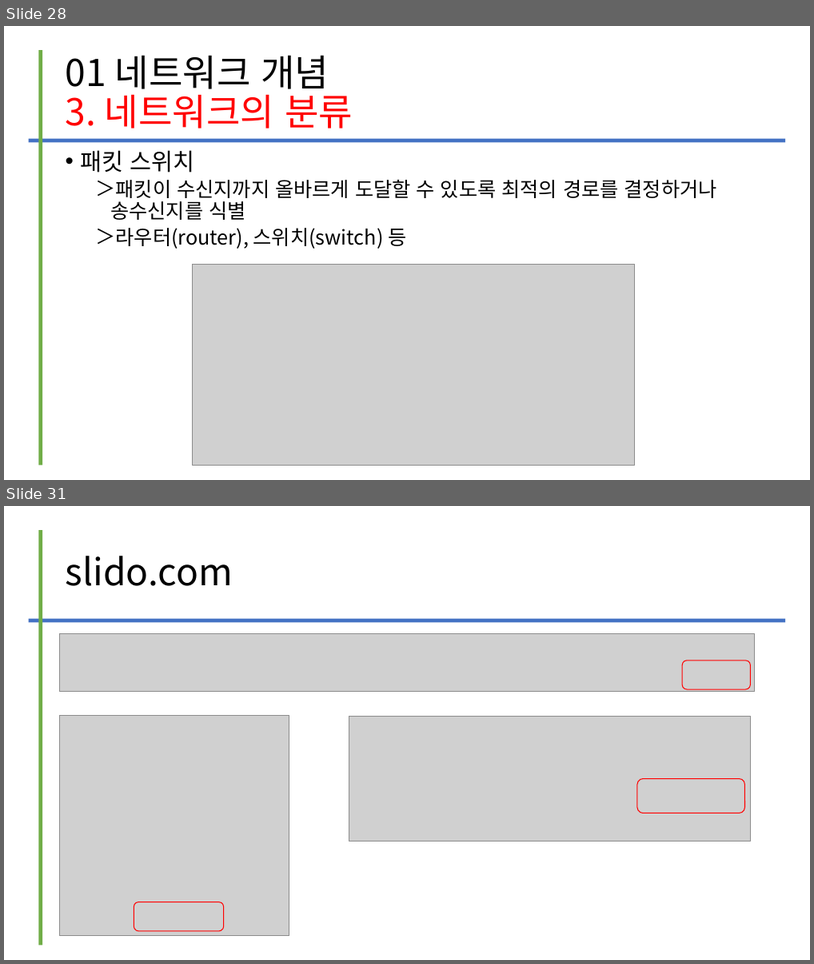
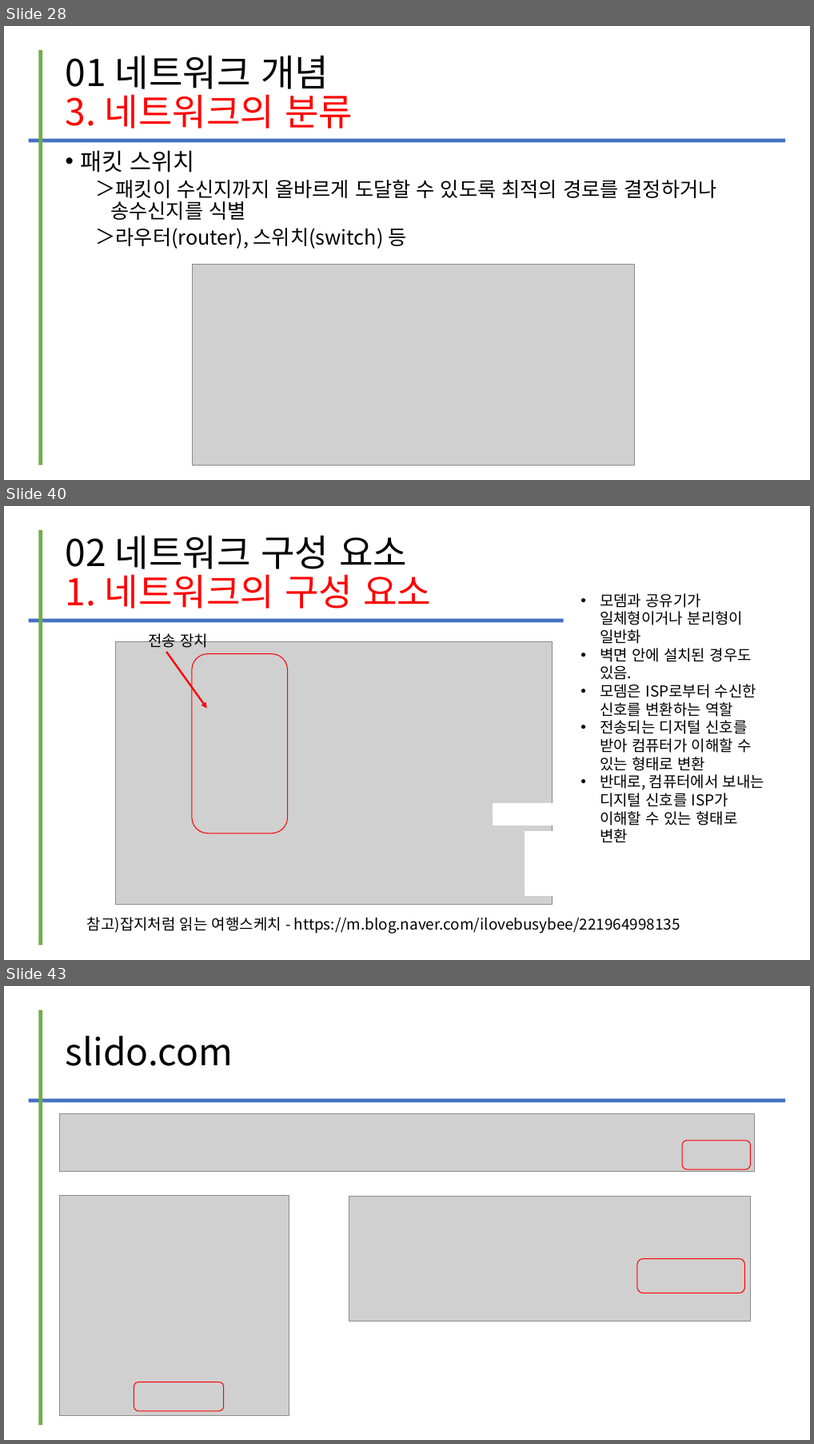
Before and after one commit to kig2929kig/2025-1-network, a slide deck: 컴퓨터 네트워크 - I. 네트워크의 이해.ppt. Shown one above the other, each under a label of ours: slides 28 and 31 before the commit, slides 28, 40 and 43 after it; the slides between them are not shown. The pictures are 814x964 and 814x1444 pixels, drawn with LibreOffice and Linux fonts; fonts in the diff are those of the drawing; grey boxes stand for pictures. Boxes give left, top, right and bottom in pixels: in the first picture for what was removed or moved away, otherwise in the second. Text is boxed around its words. In the diff, an @@ line names an element or a change of style, - is before the commit and + after.

```diff
--- a/컴퓨터 네트워크 - I. 네트워크의 이해.ppt
+++ b/컴퓨터 네트워크 - I. 네트워크의 이해.ppt
@@ slide 40 added at <box>4,506,810,960</box>, background #FFFFFF @@
@@ line added from (41, 530) to (41, 945), #70AD47 4.51 pt @@
@@ title added at <box>66,535,431,608</box>, 44 pt, text #FF0000 @@
+02 네트워크 구성 요소
+1. 네트워크의 구성 요소
@@ text added at <box>600,593,765,842</box>, 18 pt, text #000000 @@
+• 모뎀과 공유기가 일체형이거나 분리형이 일반화
+• 벽면 안에 설치된 경우도 있음.
+• 모뎀은 ISP로부터 수신한 신호를 변환하는 역할
+• 전송되는 디저털 신호를 받아 컴퓨터가 이해할 수 있는 형태로 변환
+• 반대로, 컴퓨터에서 보내는 디지털 신호를 ISP가 이해할 수 있는 형태로 변환
@@ line added from (28, 620) to (564, 620), #4472C4 4.51 pt @@
@@ picture added at <box>115,642,552,904</box> @@
@@ text added at <box>148,630,209,648</box>, 18 pt, text #000000 @@
+전송 장치
@@ arrow added from (166, 652) to (207, 708), #FF0000 2.24 pt @@
@@ freeform shape added at <box>192,653,287,833</box>, outline #FF0000 0.99 pt @@
@@ rectangle added at <box>494,803,614,824</box>, fill #FFFFFF, outline #FFFFFF 0.99 pt @@
@@ rectangle added at <box>525,831,621,895</box>, fill #FFFFFF, outline #FFFFFF 0.99 pt @@
@@ text added at <box>87,916,681,933</box>, 18 pt, text #000000 @@
+참고)잡지처럼 읽는 여행스케치 - https://m.blog.naver.com/ilovebusybee/221964998135
@@ what was slide 31 is now slide 43 @@
```
Also in this commit, not shown: 2 slides changed, 11 other slides added.
